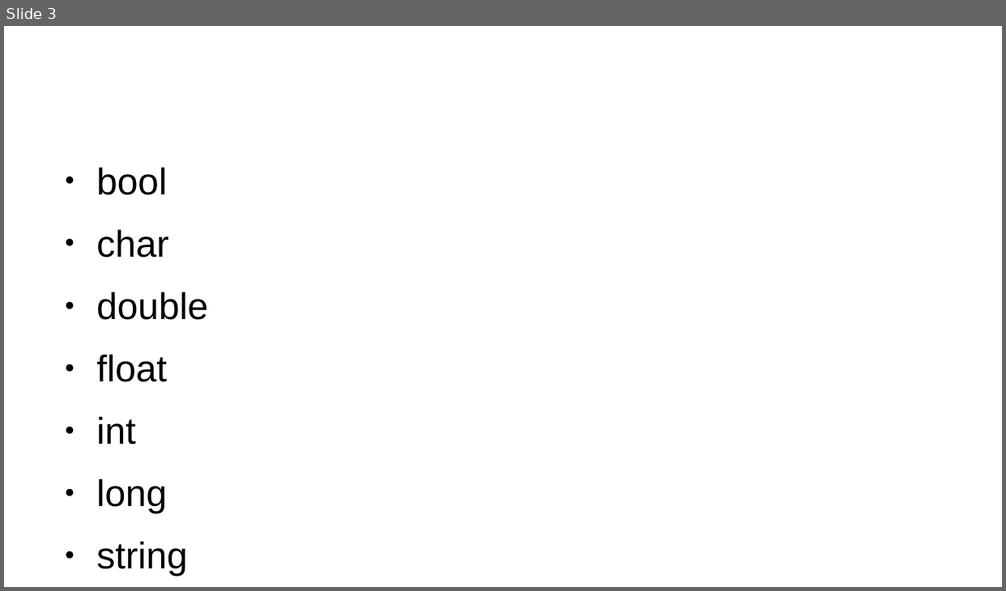
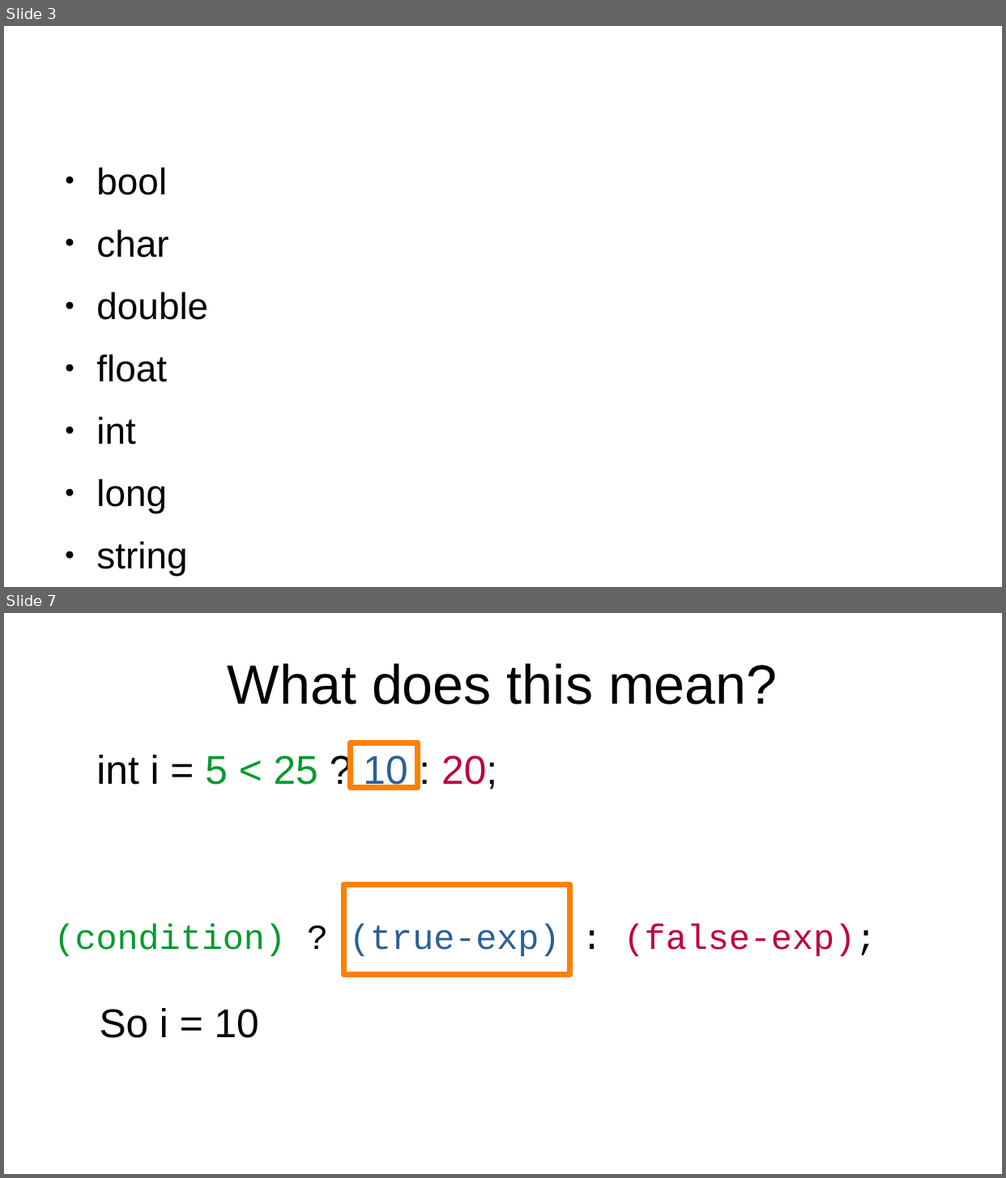
Before and after one commit to JaneQu-26/RSSI_Graphing, a slide deck: ZhiQu_sideproject.odp. Shown one above the other, each under a label of ours: slide 3 before the commit, slides 3 and 7 after it; the slides between them are not shown. The pictures are 1006x591 and 1006x1178 pixels, drawn with LibreOffice and Linux fonts; fonts in the diff are those of the drawing. Boxes give left, top, right and bottom in pixels: in the first picture for what was removed or moved away, otherwise in the second. Text is boxed around its words. In the diff, an @@ line names an element or a change of style, - is before the commit and + after.

```diff
--- a/ZhiQu_sideproject.odp
+++ b/ZhiQu_sideproject.odp
@@ slide 7 added at <box>4,613,1002,1174</box>, background #FFFFFF @@
@@ title added at <box>228,663,778,705</box>, 44 pt, text #000000 @@
+What does this mean?
@@ text added at <box>96,755,497,790</box>, 32 pt, text #000000 @@
+int i = 5 < 25 ? 10 : 20;
@@ rectangle added at <box>350,743,418,788</box>, outline #FF8000 4.51 pt @@
@@ rectangle added at <box>343,884,570,975</box>, outline #FF8000 4.51 pt @@
@@ text added at <box>54,923,877,956</box>, 28 pt, text #069A2E @@
+(condition) ? (true-exp) : (false-exp);
@@ text added at <box>100,1008,259,1038</box>, 32 pt, text #000000 @@
+So i = 10
```
Also in this commit, not shown: 2 slides changed, 4 other slides added, 1 other file.
